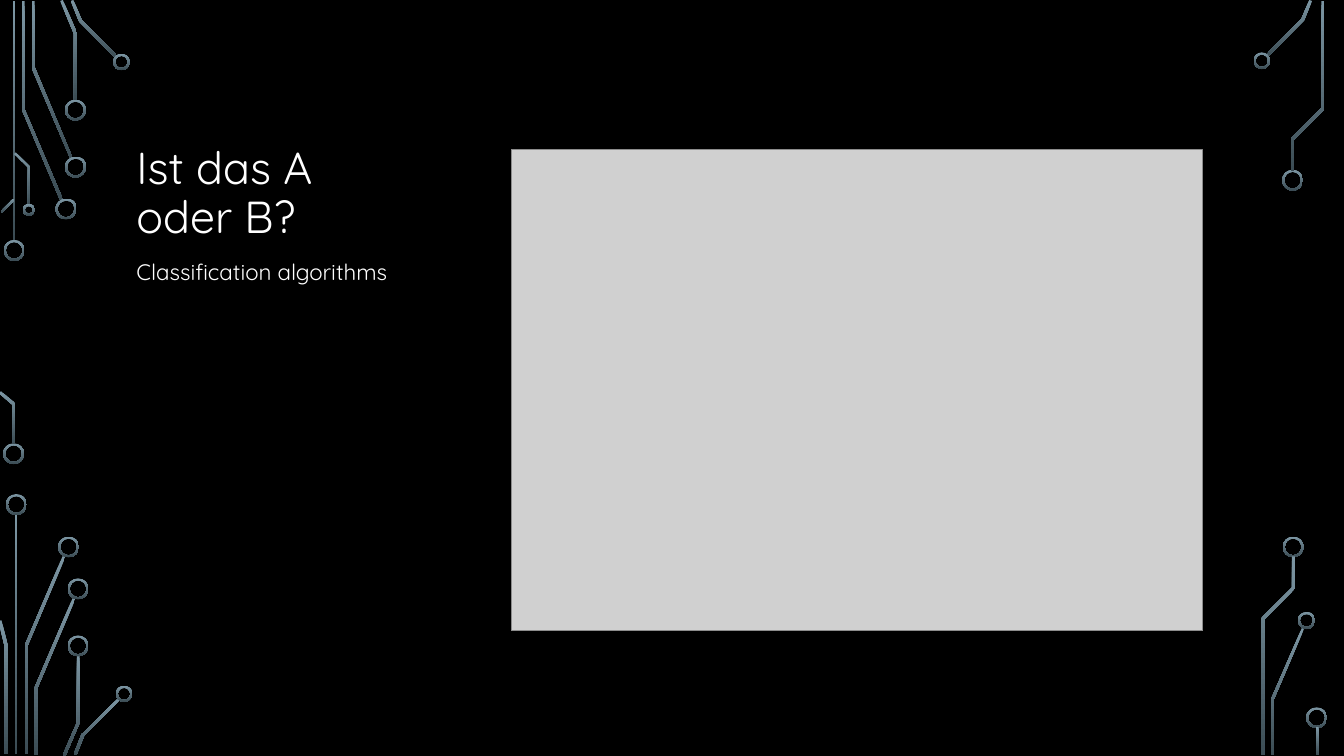
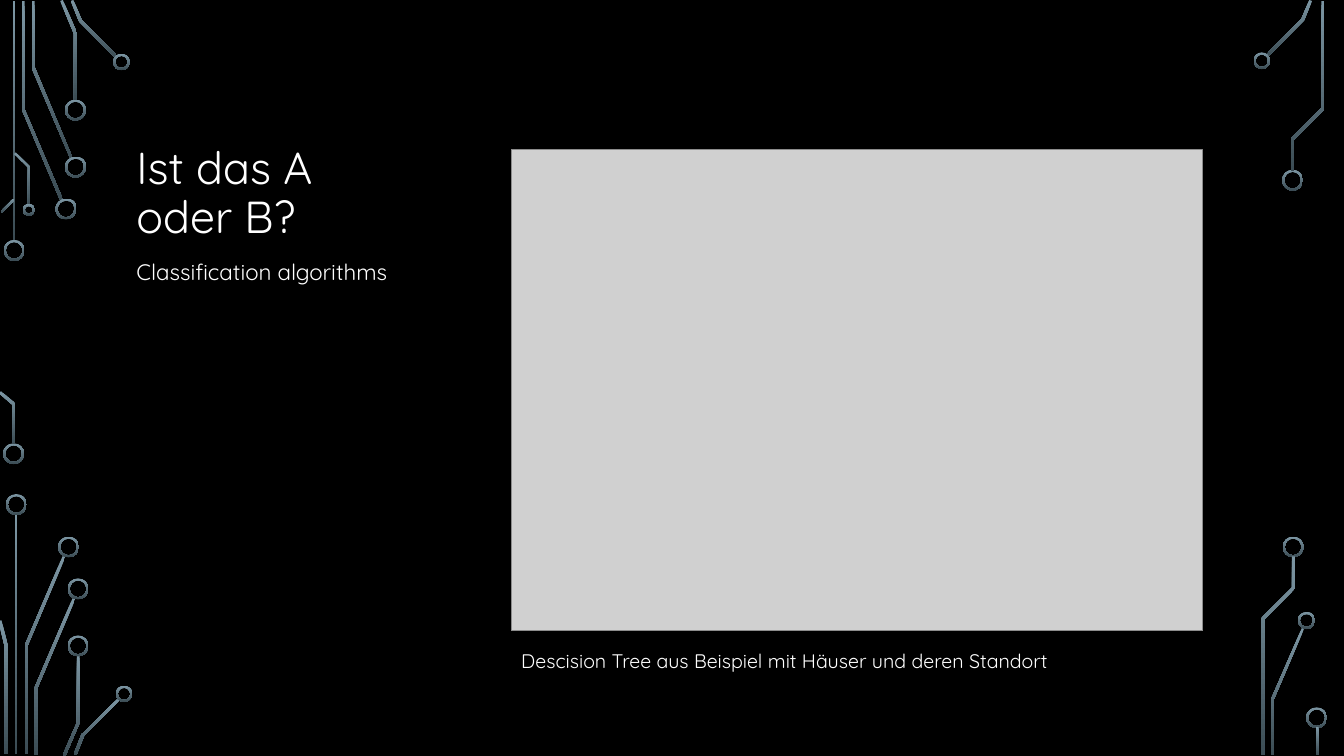
Before and after one commit to hacpro/introduction-machine-learning, a slide deck: slide 37 of presentation.pptx. Drawn at 1344x756 pixels with LibreOffice and Linux fonts; fonts in the diff are those of the drawing; grey boxes stand for pictures; background and template pictures are left out. Boxes give left, top, right and bottom in pixels: in the first picture for what was removed or moved away, otherwise in the second. Text is boxed around its words. In the diff, an @@ line names an element or a change of style, - is before the commit and + after.

```diff
--- a/presentation.pptx
+++ b/presentation.pptx
@@ text added at bbox=[521, 653, 1048, 672], 14 pt, text #FFFFFF @@
+Descision Tree aus Beispiel mit Häuser und deren Standort
```
Also in this commit, not shown: 4 other slides changed, 2 slides added, 7 other files.
